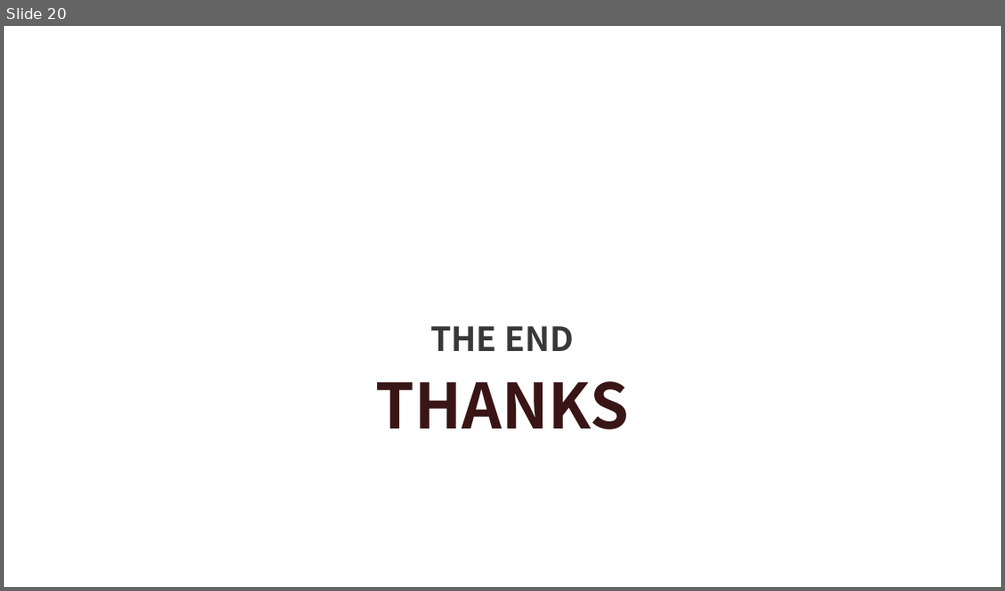
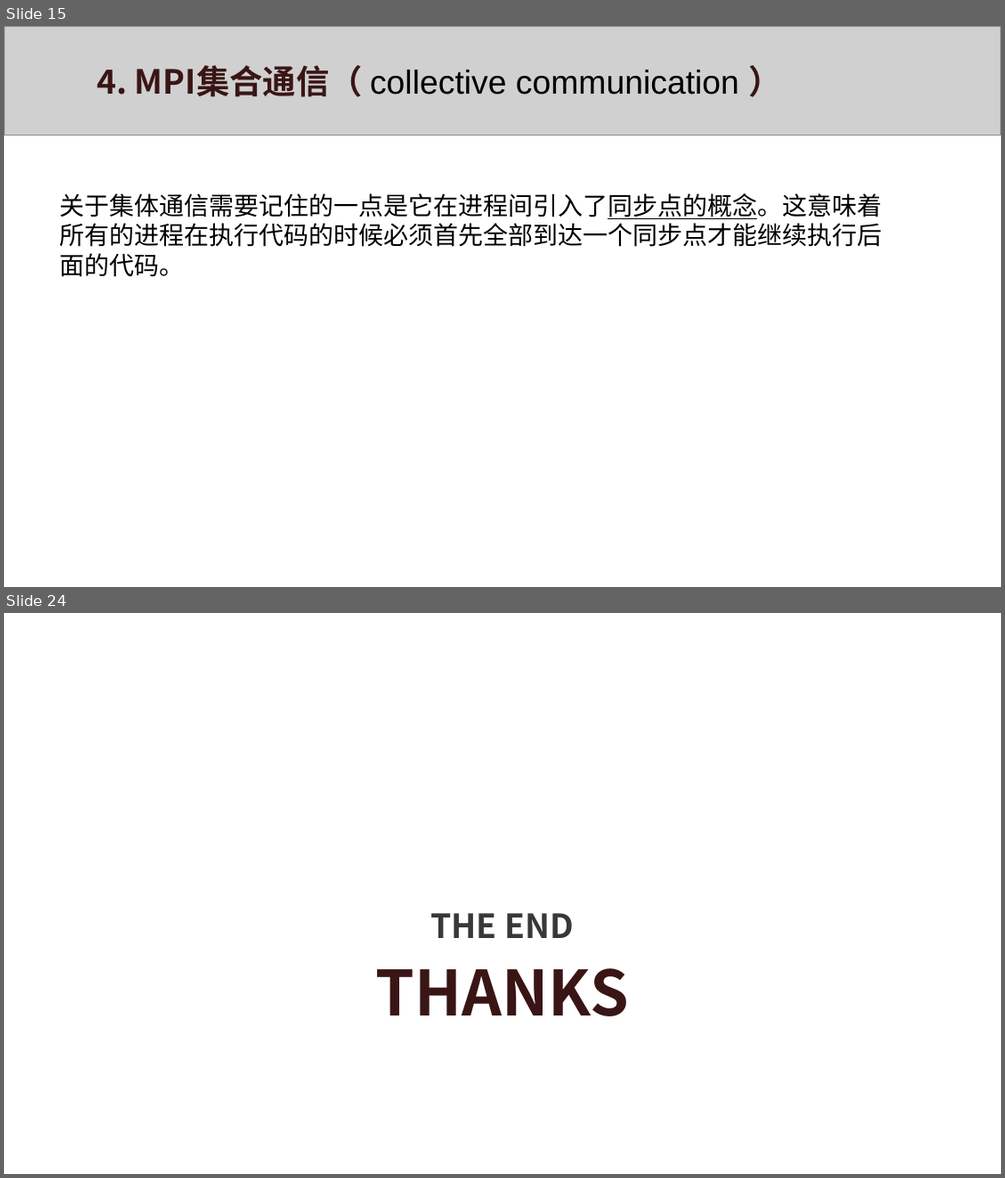
Before and after one commit to xws117/Bilibili-tutorial, a slide deck: MPI.pptx. Shown one above the other, each under a label of ours: slide 20 before the commit, slides 15 and 24 after it; the slides between them are not shown. The pictures are 1005x591 and 1005x1178 pixels, drawn with LibreOffice and Linux fonts; fonts in the diff are those of the drawing; grey boxes stand for pictures; background and template pictures are left out. Boxes give left, top, right and bottom in pixels: in the first picture for what was removed or moved away, otherwise in the second. Text is boxed around its words. In the diff, an @@ line names an element or a change of style, - is before the commit and + after.

```diff
--- a/MPI.pptx
+++ b/MPI.pptx
@@ slide 15 added at box(4, 26, 1001, 587), background #FFFFFF @@
@@ picture added at box(4, 26, 1001, 135) @@
@@ text added at box(97, 65, 739, 97), 24 pt, text #000000 @@
+4. MPI集合通信（ collective communication ）
@@ text added at box(59, 193, 882, 277), 18 pt, text #000000 @@
+关于集体通信需要记住的一点是它在进程间引入了同步点的概念。这意味着所有的进程在执行代码的时候必须首先全部到达一个同步点才能继续执行后面的代码。
@@ what was slide 20 is now slide 24 @@
```
Also in this commit, not shown: 4 slides changed, 10 other slides added, 7 slides removed.
